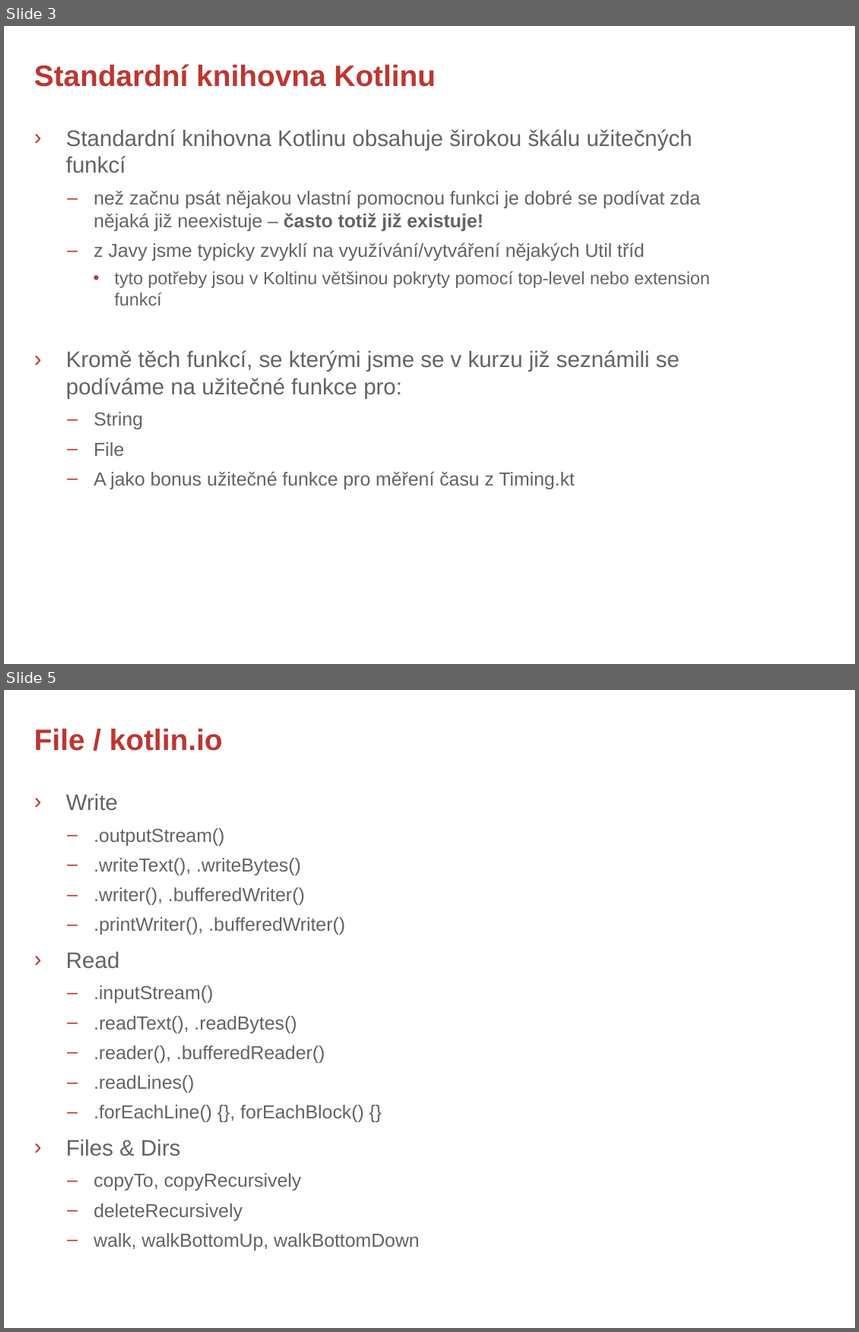
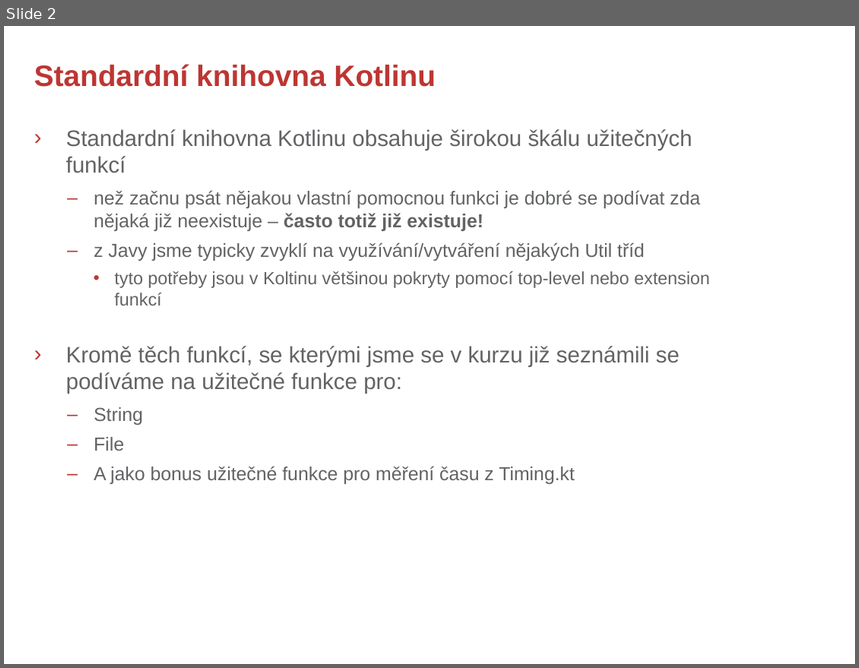
Before and after one commit to rokusjar/KotlinSkoleni, a slide deck: slides/Kotlin - 5. Helpful Extensions.pptx. Shown one above the other, each under a label of ours: slides 3 and 5 before the commit, slide 2 after it; the slides between them are not shown. The pictures are 859x1332 and 859x668 pixels, drawn with LibreOffice and Linux fonts; fonts in the diff are those of the drawing; background and template pictures are left out. Boxes give left, top, right and bottom in pixels: in the first picture for what was removed or moved away, otherwise in the second. Text is boxed around its words. In the diff, an @@ line names an element or a change of style, - is before the commit and + after.

```diff
--- a/slides/Kotlin - 5. Helpful Extensions.pptx
+++ b/slides/Kotlin - 5. Helpful Extensions.pptx
@@ slide 5 removed at bbox=[4, 690, 855, 1328], background #FFFFFF @@
@@ title removed at bbox=[34, 729, 223, 751] @@
-File / kotlin.io
@@ text removed at bbox=[66, 793, 420, 1251] @@
-› Write
-  – .outputStream()
-  – .writeText(), .writeBytes()
-  – .writer(), .bufferedWriter()
-  – .printWriter(), .bufferedWriter()
-› Read
-  – .inputStream()
-  – .readText(), .readBytes()
-  – .reader(), .bufferedReader()
-  – .readLines()
-  – .forEachLine() {}, forEachBlock() {}
-› Files & Dirs
-  – copyTo, copyRecursively
-  – deleteRecursively
-  – walk, walkBottomUp, walkBottomDown
@@ what was slide 3 is now slide 2 @@
@@ slide 2 changed as well @@
@@ text at bbox=[66, 129, 693, 394]: indent changed @@
```
Also in this commit, not shown: 3 other slides changed, 3 slides added, 4 other slides removed.
